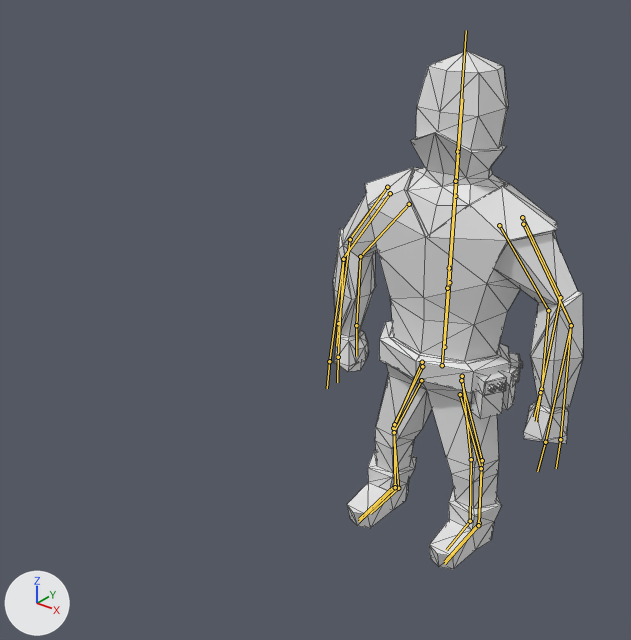
A saved change to the Blender file Animations/RogueBladeRightAttack.blend.
One viewpoint serves both versions: a camera (50 mm lens) standing at (6.73, -11.96, 10.82) and looking at (-0.28, -3.19, 5.39). Arrows for +X, +Y and +Z are at lower left; the lights stay in place. The bones that bend it are drawn over the model as lines. Mesh edges are drawn as thin lines.
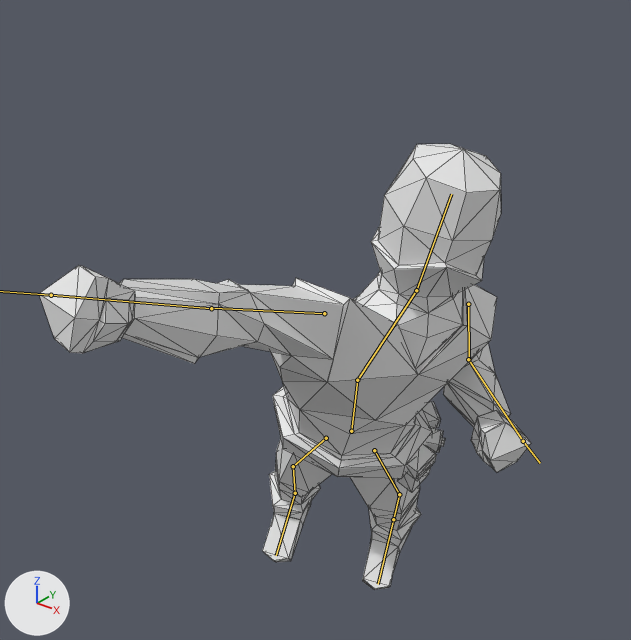
The newer file adds an action. The first version stands in its rest pose; the second is drawn at frame 10 of the action 'Armature.000Action.001'.

What the commit changed:
Bone 'Root' (bone_root) moves from (0.0, 0.0, 0.0) to (0.0, 0.0, 2.68).
Bone 'Root' (bone_root) turns from (0, 0, 0) to (23, 25, -9) degrees about its own x, y and z.
Bone 'Chest' (bone_chest) turns from (0, 0, 0) to (-18, 39, -29) degrees about its own x, y and z.
Bone 'Shoulder.R' (bone_shoulder_r) moves from (0.0, 0.0, 0.0) to (0.01, -0.1, -0.12).
Bone 'Shoulder.R' (bone_shoulder_r) turns from (0, 0, 0) to (-57, 32, -98) degrees about its own x, y and z.
Bone 'Arm.R' (bone_arm_r) turns from (0, 0, 0) to (-11, 41, 21) degrees about its own x, y and z.
Bone 'Arm.L' (bone_arm_l) turns from (0, 0, 0) to (-111, -5, -42) degrees about its own x, y and z.
Bone 'Hand.L' (bone_hand_l) turns from (0, 0, 0) to (-9, -8, -2) degrees about its own x, y and z.
Bone 'Head' (bone_head) turns from (0, 0, 0) to (-10, -27, 11) degrees about its own x, y and z.

Location of each change, [x1, y1, x2, y2] in pixels of the pictures (631 x 640 px):
'Cube', posed (96% wider, 14% shorter): before [333, 51, 583, 569]; after [39, 144, 531, 590]
bone 'Root', root to tip: before (442, 365) to (447, 288); after (351, 431) to (357, 380)
bone 'Chest', root to tip: before (447, 288) to (455, 181); after (357, 380) to (416, 290)
bone 'Shoulder.R', root to tip: before (390, 193) to (343, 258); after (324, 313) to (212, 308)
bone 'Arm.R', root to tip: before (343, 259) to (338, 357); after (211, 308) to (51, 295)
bone 'Arm.L', root to tip: before (571, 325) to (560, 439); after (468, 359) to (523, 441)
bone 'Hand.L', root to tip: before (560, 439) to (556, 468); after (523, 441) to (540, 463)
bone 'Head', root to tip: before (455, 181) to (462, 88); after (416, 290) to (451, 194)
